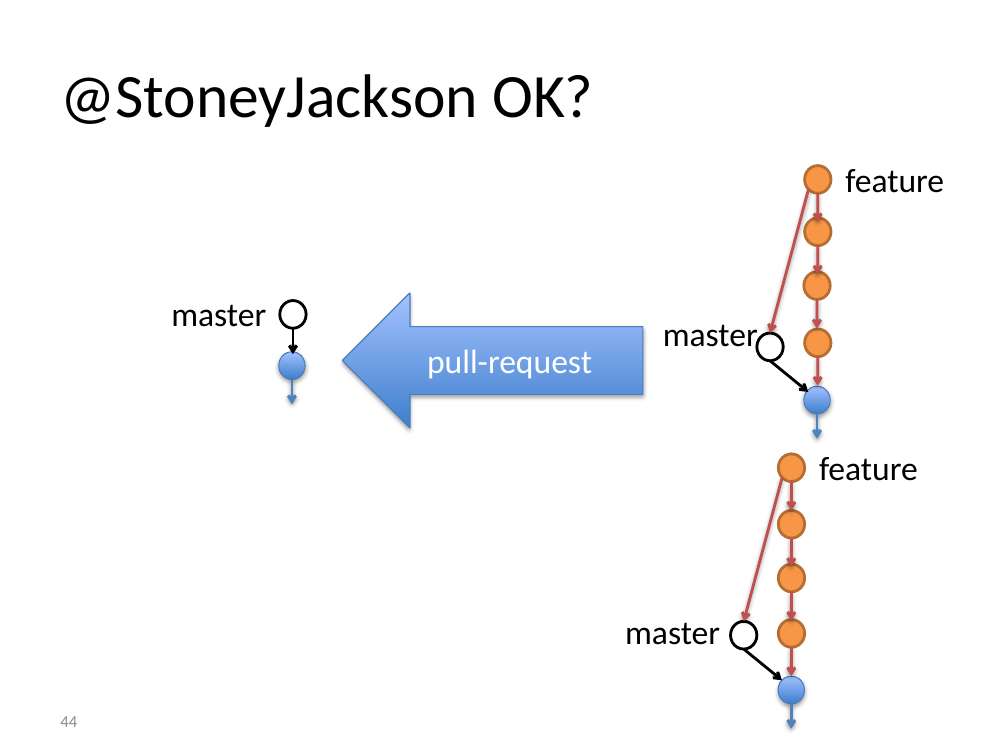
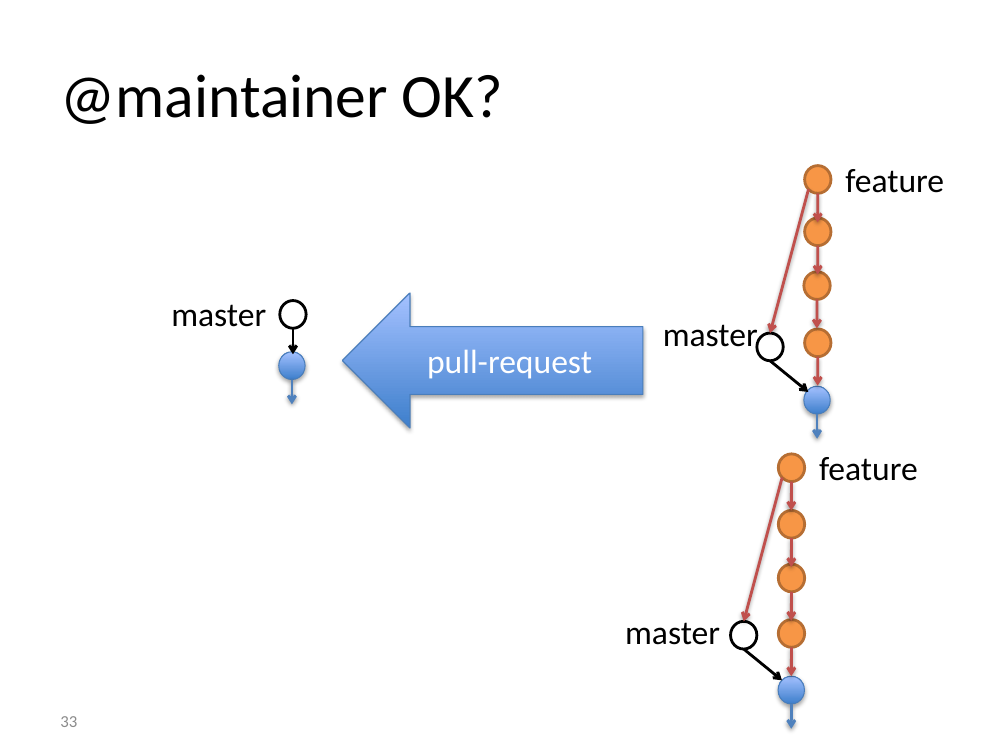
Before and after one commit to foss2serve/github-workflow-activity, a slide deck: slide 33 of activity/presentation.pptx (slide 44 before the commit). Drawn at 1008x756 pixels with LibreOffice and Linux fonts; fonts in the diff are those of the drawing; background and template pictures are left out. Boxes give left, top, right and bottom in pixels: in the first picture for what was removed or moved away, otherwise in the second. Text is boxed around its words. In the diff, an @@ line names an element or a change of style, - is before the commit and + after.

```diff
--- a/activity/presentation.pptx
+++ b/activity/presentation.pptx
@@ title at bbox=[60, 74, 503, 124]: text changed @@
-@StoneyJackson OK?
+@maintainer OK?
@@ page number at bbox=[60, 716, 77, 727]: text changed @@
-44
+33
```
Also in this commit, not shown: 10 other slides changed, 11 slides removed.
